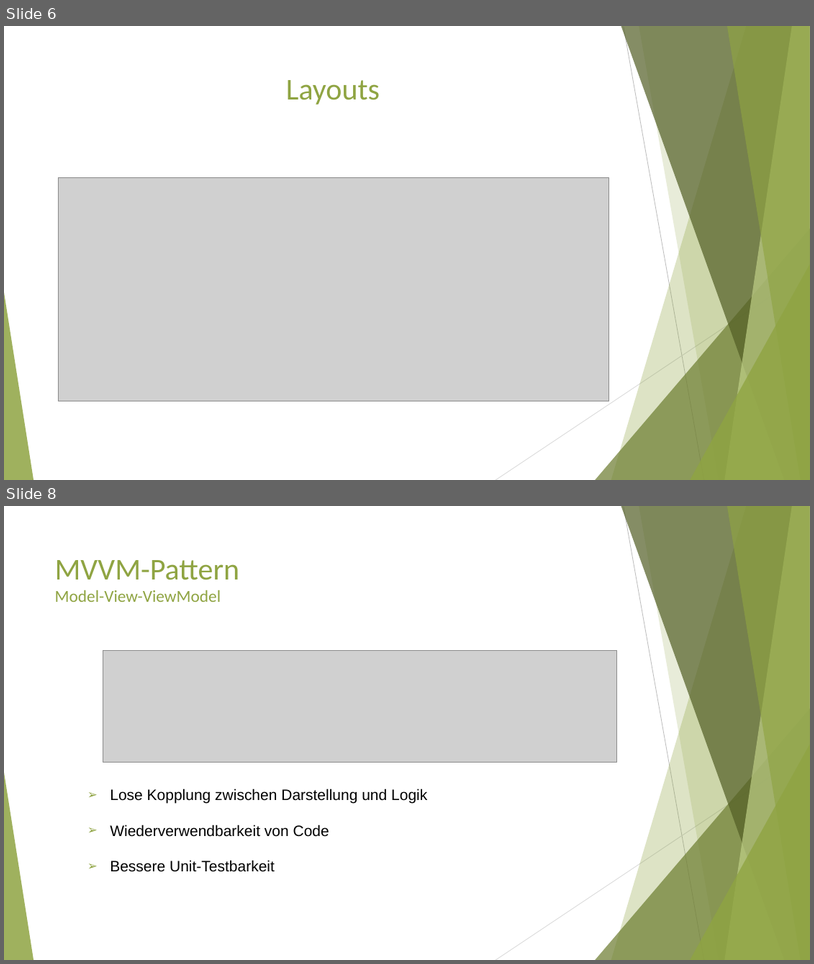
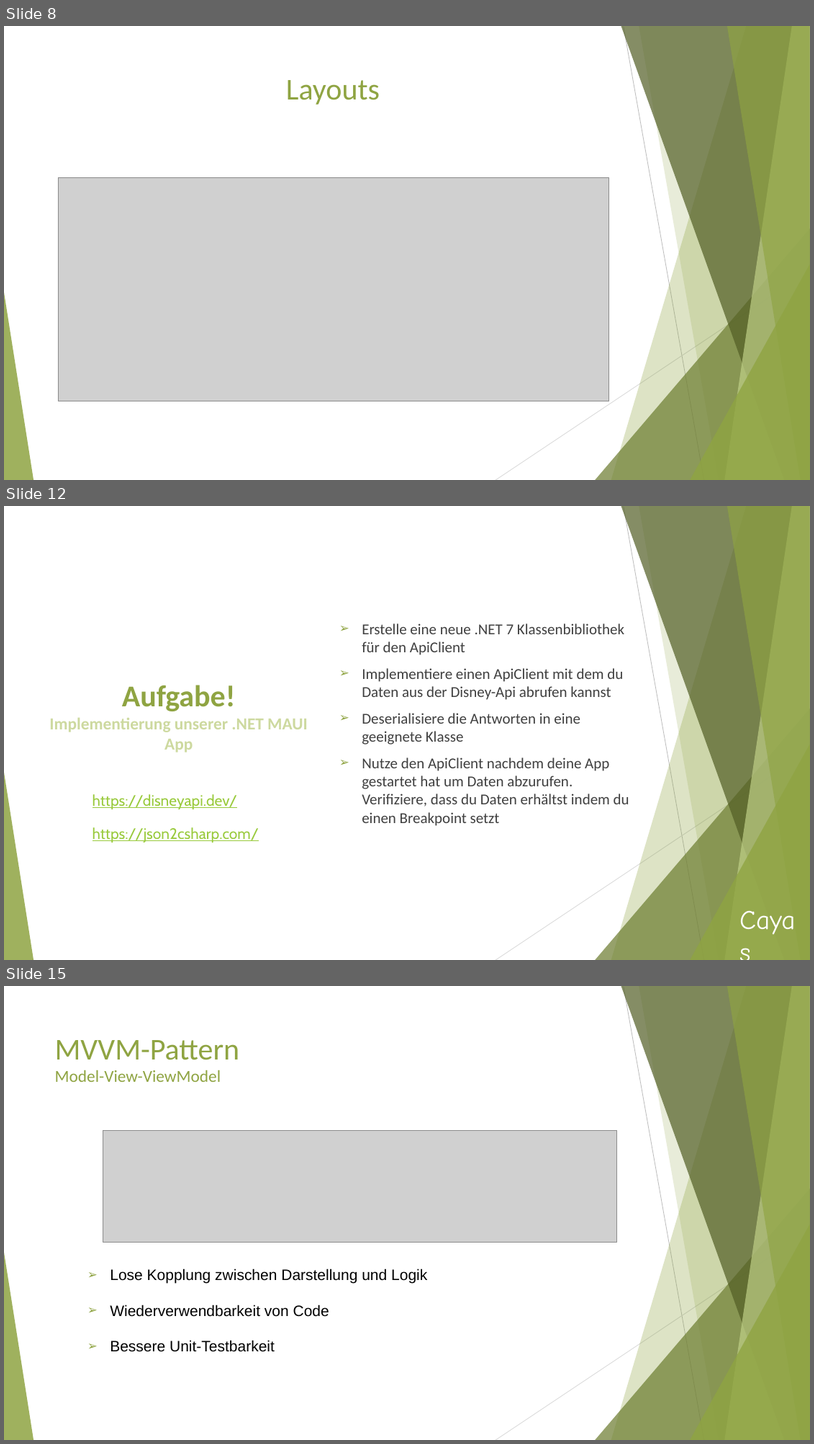
Before and after one commit to F-Goncalves/.NET-MAUI-Workshop-Resources, a slide deck: Workshop-Dotnet-MAUI.pptx. Shown one above the other, each under a label of ours: slides 6 and 8 before the commit, slides 8, 12 and 15 after it; the slides between them are not shown. The pictures are 814x964 and 814x1444 pixels, drawn with LibreOffice and Linux fonts; fonts in the diff are those of the drawing; grey boxes stand for pictures. Boxes give left, top, right and bottom in pixels: in the first picture for what was removed or moved away, otherwise in the second. Text is boxed around its words. In the diff, an @@ line names an element or a change of style, - is before the commit and + after.

```diff
--- a/Workshop-Dotnet-MAUI.pptx
+++ b/Workshop-Dotnet-MAUI.pptx
@@ slide 12 added at bbox=[4, 506, 810, 960], background #FFFFFF; not listed: 10 template elements that a slide beside it also shows @@
@@ text added at bbox=[362, 623, 630, 826], 18 pt, text #404040 @@
+➢ Erstelle eine neue .NET 7 Klassenbibliothek für den ApiClient
+➢ Implementiere einen ApiClient mit dem du Daten aus der Disney-Api abrufen kannst
+➢ Deserialisiere die Antworten in eine geeignete Klasse
+➢ Nutze den ApiClient nachdem deine App gestartet hat um Daten abzurufen.
+  Verifiziere, dass du Daten erhältst indem du einen Breakpoint setzt
@@ title added at bbox=[49, 685, 308, 752], 20 pt, text #CDD99F, bold @@
+Aufgabe!
+Implementierung unserer .NET MAUI App
@@ text added at bbox=[93, 794, 237, 809], 18 pt, text #99CA3C, underline @@
+https://disneyapi.dev/
@@ text added at bbox=[93, 827, 259, 842], 18 pt, text #99CA3C, underline @@
+https://json2csharp.com/
@@ text added at bbox=[734, 899, 807, 938], 32 pt, text #FFFFFF @@
+Cayas
@@ what was slide 6 is now slide 8 @@
@@ what was slide 8 is now slide 15 @@
```
Also in this commit, not shown: 1 slide changed, 6 other slides added.
